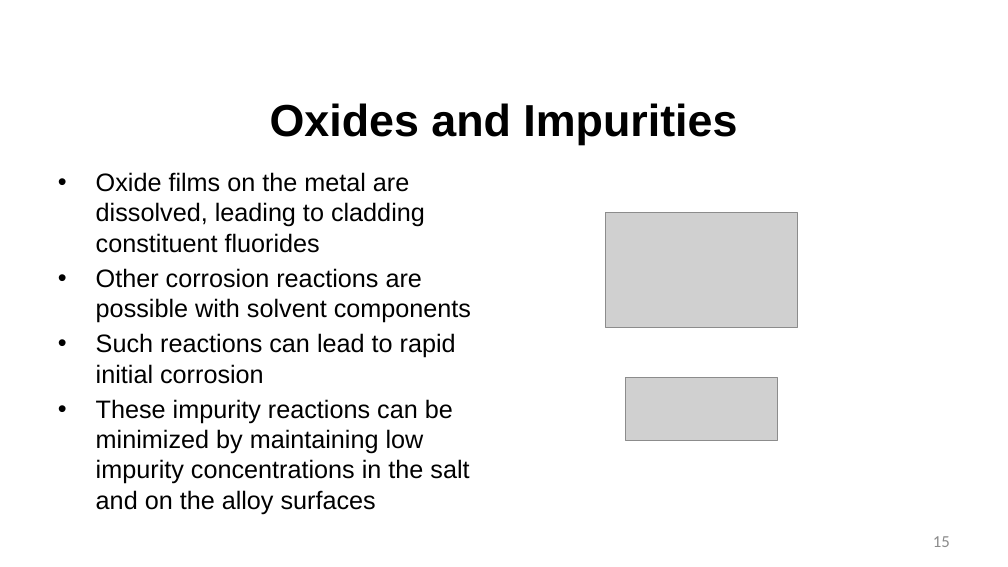
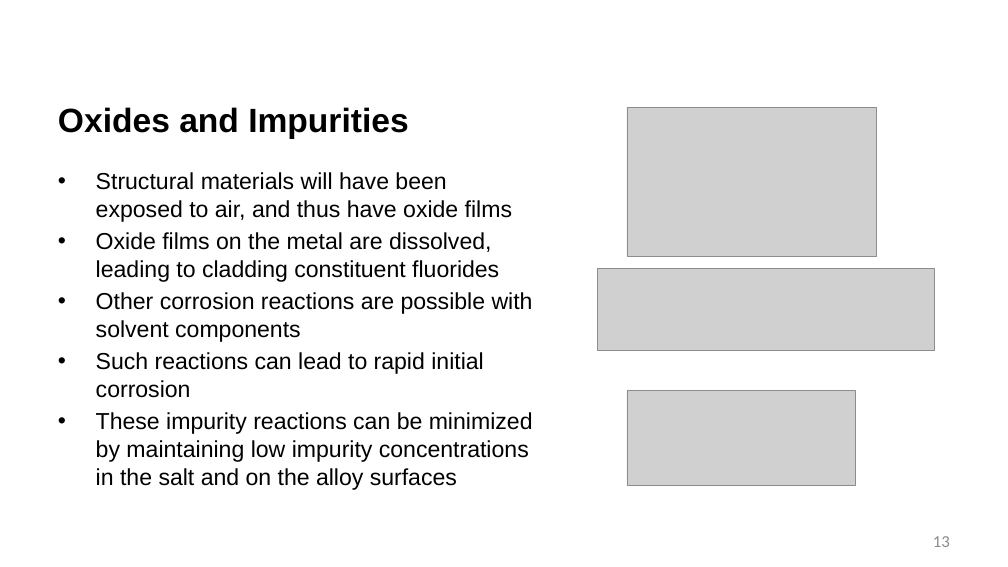
Before and after one commit to benbeeler/TEACHING, a slide deck: slide 13 of Advanced Reactor Materials/Fall2025/Lec14_MoltenSalts.pptx (slide 15 before the commit). Drawn at 1008x567 pixels with LibreOffice and Linux fonts; fonts in the diff are those of the drawing; grey boxes stand for pictures; background and template pictures are left out. Boxes give left, top, right and bottom in pixels: in the first picture for what was removed or moved away, otherwise in the second. Text is boxed around its words. In the diff, an @@ line names an element or a change of style, - is before the commit and + after.

```diff
--- a/Advanced Reactor Materials/Fall2025/Lec14_MoltenSalts.pptx
+++ b/Advanced Reactor Materials/Fall2025/Lec14_MoltenSalts.pptx
@@ title "Oxides and Impurities" at [58,107,408,139]: size 42.7 to 32 pt; alignment centre to left @@
@@ picture: place and size @@
-picture at [606,212,798,327]
+picture at [627,107,876,256]
@@ text at [96,172,512,222]: paragraph added @@
+• Structural materials will have been exposed to air, and thus have oxide films
@@ text at [96,232,533,490]: size 24 to 22 pt in "Oxide films on the metal are dissolved, ...", "Other corrosion reactions are possible with solvent ...", "Such reactions can lead to rapid initial ...", "These impurity reactions can be minimized by ..." @@
@@ picture added at [597,268,935,351] @@
@@ picture: place and size @@
-picture at [625,377,777,440]
+picture at [627,391,855,485]
@@ page number at [933,536,950,547]: text changed @@
-15
+13
```
Also in this commit, not shown: 25 other slides changed, 4 slides added, 2 slides removed, 6 other files.
